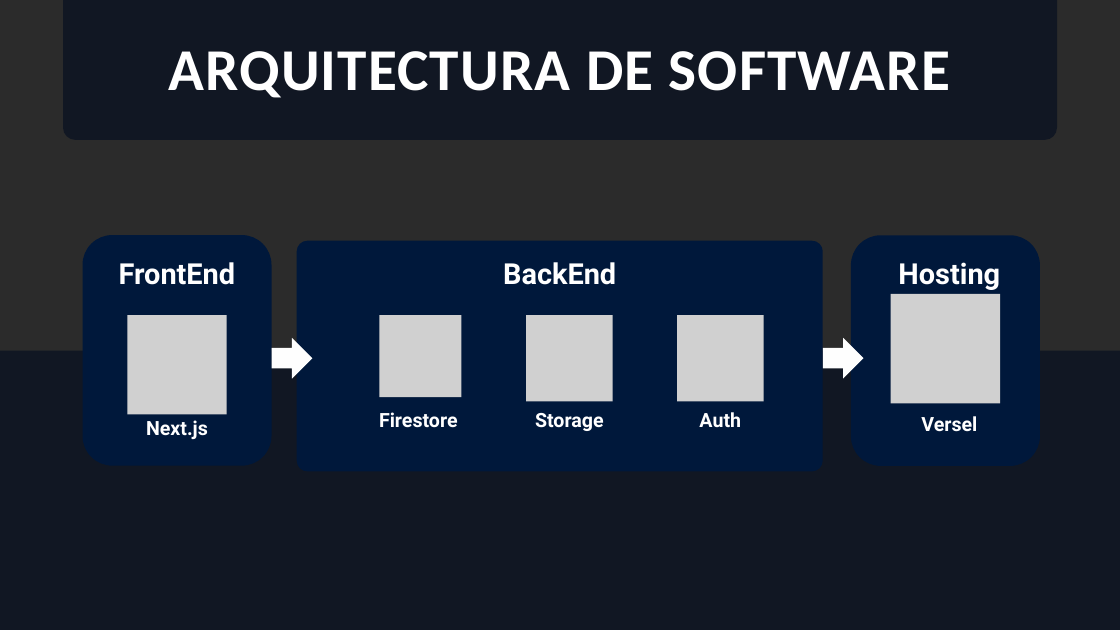
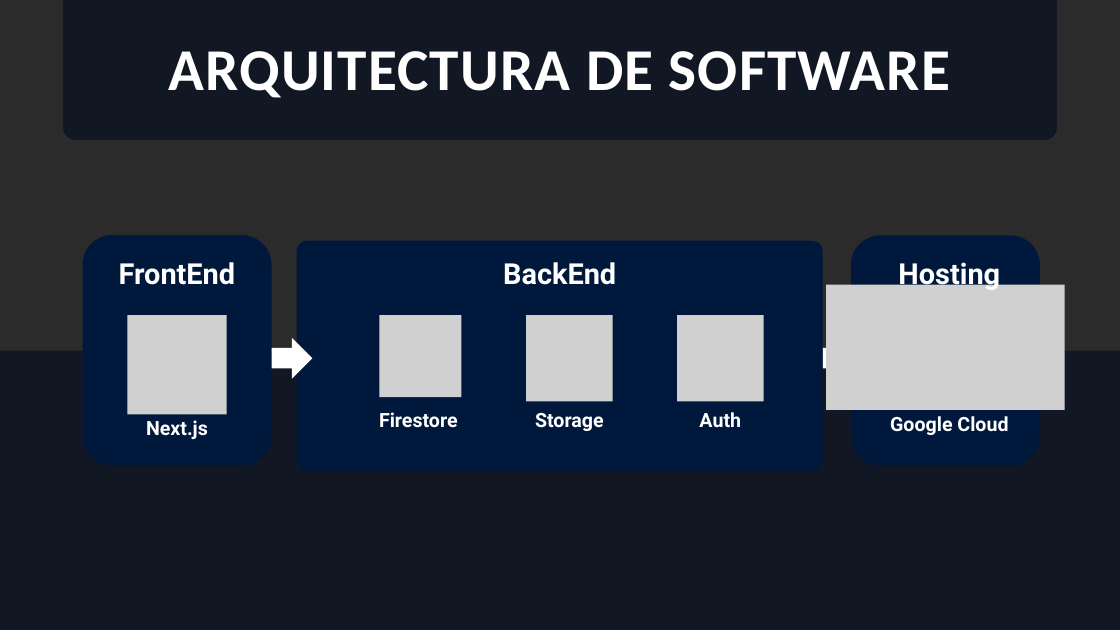
Before and after one commit to MaMelivilu/foroU, a slide deck: slide 8 of Fase 3/Evidencias grupales/ForoU_CapstoneFinal.pptx. Drawn at 1120x630 pixels with LibreOffice and Linux fonts; fonts in the diff are those of the drawing; grey boxes stand for pictures; background and template pictures are left out; a plain dark background stands for a picture behind light text. Boxes give left, top, right and bottom in pixels: in the first picture for what was removed or moved away, otherwise in the second. Text is boxed around its words. In the diff, an @@ line names an element or a change of style, - is before the commit and + after.

```diff
--- a/Fase 3/Evidencias grupales/ForoU_CapstoneFinal.pptx
+++ b/Fase 3/Evidencias grupales/ForoU_CapstoneFinal.pptx
@@ picture added at [826, 284, 1065, 410] @@
@@ picture removed at [890, 294, 1000, 404] @@
@@ text at [890, 416, 1008, 435]: text changed @@
-Versel
+Google Cloud
```
Also in this commit, not shown: 1 other slide changed.
